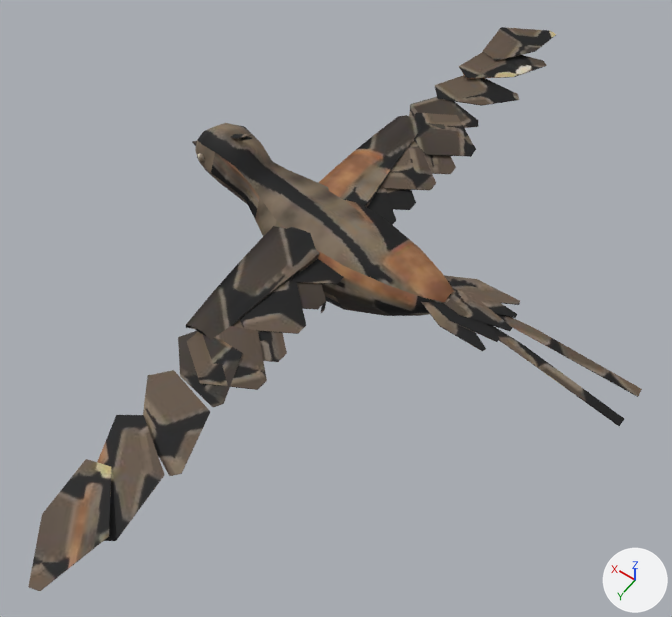
One commit to the glTF model arte/modelos/fauna/passaros/passaro_pardelo/passaro_pardelo.glb: the scene before it, then after it.
Camera for both pictures: a 50 mm lens placed at (-0.278, 0.401, 0.625), pointed at (-0.022, 0.041, 0.061). The axes (+X, +Y, +Z) are drawn at lower right. The lights are the same throughout. The picture after the commit comes second. Vertices at exactly the same position are counted once.

Objects in the first picture: 'pardelo_voo_corpo'.
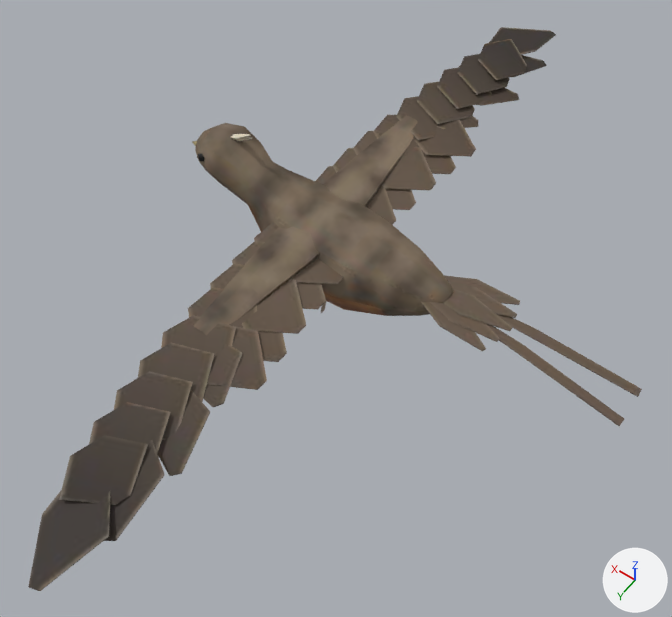
What changed in the scene script:
```text
Change me_pardelo_voo_malha:
    used by ob_pardelo_voo_corpo; location = (0.0, 0.0, 0.0)
    remove me_pardelo_voo_malha.from_pydata(...)  # 565 vertices, 610 faces; spans x -0.245..0.153, y -0.336..0.335, z 0.003..0.15
    add me_pardelo_voo_malha.from_pydata(...)  # 781 vertices, 754 faces; spans x -0.245..0.153, y -0.336..0.335, z 0.003..0.15
    me_pardelo_voo_malha part 1: the loose piece of 6 vertices spanning x -0.032..0.03, y 0.112..0.169, z 0.089..0.097 is copied, and the copy is scaled about its middle by (0.832, 1.1, 1.18), then moved by (0.021, -0.022, 0.003); it spans x -0.006..0.046, y 0.087..0.15, z 0.091..0.101
    me_pardelo_voo_malha part 2: the loose piece of 6 vertices spanning x -0.032..0.03, y -0.169..-0.112, z 0.089..0.097 is copied, and the copy is scaled about its middle by (0.832, 1.1, 1.18), then moved by (0.021, 0.022, 0.003); it spans x -0.006..0.046, y -0.15..-0.087, z 0.091..0.101
    me_pardelo_voo_malha part 3
    148 vertices are added at x -0.018..0.05, y -0.257..0.257, z 0.091..0.101
    9 new vertices lie (0.018, 0.061, 0.0) away from vertices in x -0.005..0.009, y 0.12..0.226, z 0.098..0.099
    9 new vertices lie (0.018, -0.061, 0.0) away from vertices in x -0.005..0.009, y -0.226..-0.12, z 0.098..0.099
    7 new vertices lie (0.003, 0.01, 0.0) away from vertices in x -0.018..-0.009, y 0.179..0.257, z 0.091..0.093
    7 new vertices lie (0.003, -0.01, 0.0) away from vertices in x -0.018..-0.009, y -0.257..-0.179, z 0.091..0.093
    6 new vertices lie (0.007, 0.024, 0.0) away from vertices in x 0.021..0.039, y 0.131..0.238, z 0.101
    6 new vertices lie (0.007, -0.024, 0.0) away from vertices in x 0.021..0.039, y -0.238..-0.131, z 0.101
    128 new faces join them
    me_pardelo_voo_malha part 4: 610 kept faces spanning x -0.245..0.153, y -0.336..0.335, z 0.003..0.15 get new texture (UV) coordinates
    other edits to the shape of me_pardelo_voo_malha do not show in these pictures
```

What differs and where, as boxes [x1, y1, x2, y2] in the pictures (672 x 617 px):
part 1 of me_pardelo_voo_malha, added (brown)
    after: [188, 288, 257, 328]
part 2 of me_pardelo_voo_malha, added (brown)
    after: [373, 115, 419, 158]
part 3 of me_pardelo_voo_malha, added
    after: [59, 39, 527, 505]
part 4 of me_pardelo_voo_malha, surface changed
    both: [28, 27, 633, 591]
